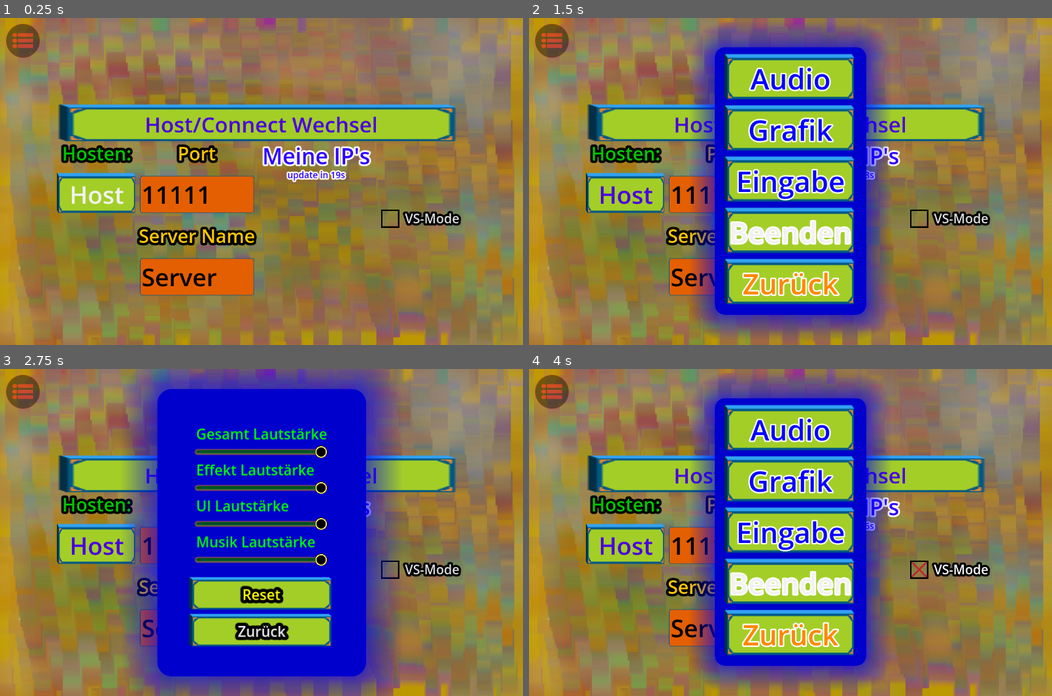
Above: before the commit, frames 1-4 (two rows, left to right).
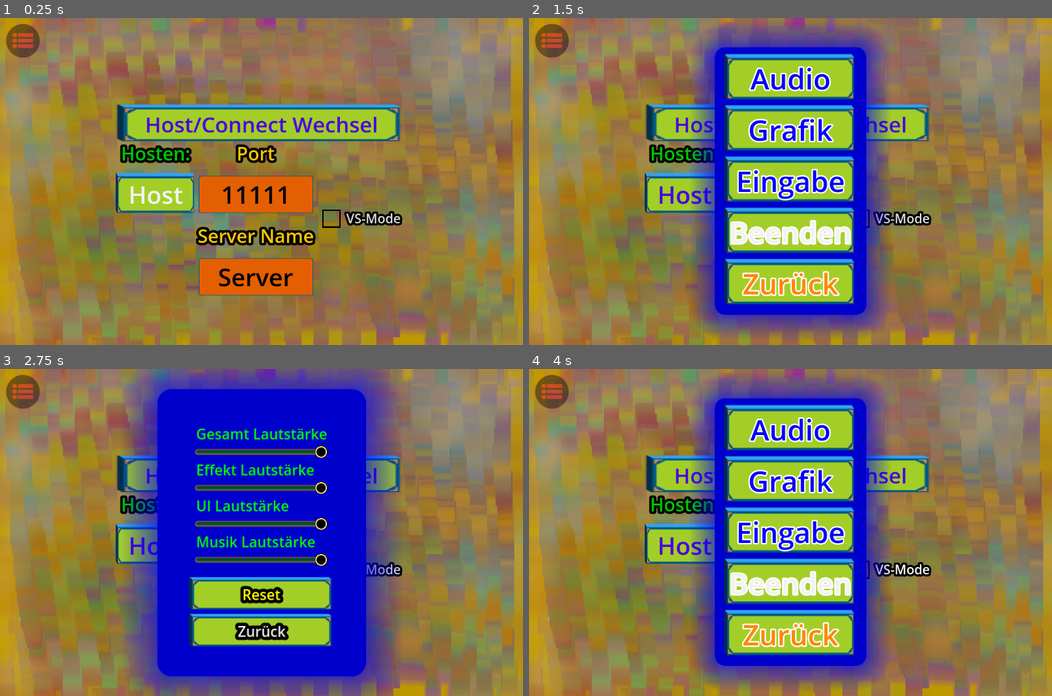
Above: after the commit, the same moments.

Repository: NIK-98/Paint_The_Ground
Game: Godot game, scene res://sceens/main.tscn
The game is run twice, just before and just after one commit, with the same random seed, the same clock (stepped at 60 frames per second) and the same inputs.
Inputs (mouse positions are in pixels of both pictures, inside the frame that each line leads up to):
- Up to frame 1 (0.25 s): no input
- Up to frame 2 (1.5 s): click "Host" at 0.5 s; click (549, 40) at 1.25 s
- Up to frame 3 (2.75 s): click "Audio" at 2 s
- Up to frame 4 (4 s): click "VS-Mode" at 2.75 s; click "Zurück" at 3.5 s

The runs differ from the first frame. In frame 1, 16% of the frame differs, in the area x 10-89%, y 26-85%; in frame 2, 9.5%; in frame 3, 7.2%; in frame 4, 9.5%.

Commit message:
server name darf nicht lehr sein

Diff:
--- a/sceens/ui.tscn
+++ b/sceens/ui.tscn
@@ -179,6 +179,7 @@
 theme = SubResource("Theme_4377g")
 theme_override_font_sizes/font_size = 85
 text = "11111"
+alignment = 1
 max_length = 5
 expand_to_text_length = true
 select_all_on_focus = true
@@ -197,40 +198,9 @@
 theme = SubResource("Theme_4377g")
 theme_override_font_sizes/font_size = 85
 text = "Server"
+alignment = 1
 max_length = 7
 select_all_on_focus = true
-
-[node name="ScrollContainer" type="ScrollContainer" parent="Panel/CenterContainer/Net/Options/Option1"]
-layout_mode = 2
-focus_mode = 2
-horizontal_scroll_mode = 0
-
-[node name="yourip" type="VBoxContainer" parent="Panel/CenterContainer/Net/Options/Option1/ScrollContainer"]
-layout_mode = 2
-theme_override_constants/separation = -10
-
-[node name="Label" type="Label" parent="Panel/CenterContainer/Net/Options/Option1/ScrollContainer/yourip"]
-layout_mode = 2
-theme_override_colors/font_color = Color(0.176471, 0, 1, 1)
-theme_override_colors/font_outline_color = Color(1, 1, 1, 1)
-theme_override_constants/outline_size = 25
-theme_override_font_sizes/font_size = 77
-text = "Meine IP's
-"
-horizontal_alignment = 1
-
-[node name="Label2" type="Label" parent="Panel/CenterContainer/Net/Options/Option1/ScrollContainer/yourip"]
-layout_mode = 2
-theme_override_colors/font_color = Color(0.176471, 0, 1, 1)
-theme_override_colors/font_outline_color = Color(1, 1, 1, 1)
-theme_override_constants/line_spacing = -35
-theme_override_constants/outline_size = 20
-theme_override_font_sizes/font_size = 31
-text = "Update in 20s"
-horizontal_alignment = 1
-
-[node name="ip_list" type="VBoxContainer" parent="Panel/CenterContainer/Net/Options/Option1/ScrollContainer/yourip"]
-layout_mode = 2
 
 [node name="o2" type="HBoxContainer" parent="Panel/CenterContainer/Net/Options/Option1"]
 layout_mode = 2
@@ -320,10 +290,6 @@
 max_length = 5
 expand_to_text_length = true
 select_all_on_focus = true
-
-[node name="ips_update_timer" type="Timer" parent="."]
-wait_time = 20.0
-autostart = true
 
 [connection signal="focus_entered" from="Panel/CenterContainer/Net/Options/Host_Connect" to="." method="_on_host_connect_focus_entered"]
 [connection signal="mouse_entered" from="Panel/CenterContainer/Net/Options/Host_Connect" to="." method="_on_host_connect_mouse_entered"]
@@ -335,4 +301,3 @@
 [connection signal="focus_entered" from="Panel/CenterContainer/Net/Options/Option2/o2/Connect" to="." method="_on_connect_focus_entered"]
 [connection signal="mouse_entered" from="Panel/CenterContainer/Net/Options/Option2/o2/Connect" to="." method="_on_connect_mouse_entered"]
 [connection signal="pressed" from="Panel/CenterContainer/Net/Options/Option2/o2/Connect" to="." method="_on_connect_pressed"]
-[connection signal="timeout" from="ips_update_timer" to="." method="_on_ips_update_timeout"]
--- a/scripts/servers_lisener.gd
+++ b/scripts/servers_lisener.gd
@@ -8,7 +8,7 @@
 var listen_port = 6969
 var servers = {}
 
-@export var server_clean_time = 3
+@export var server_clean_time = 1
 
 func _enter_tree() -> void:
 	clean_up_timer.wait_time = server_clean_time
--- a/scripts/ui.gd
+++ b/scripts/ui.gd
@@ -6,9 +6,6 @@
 @onready var port = $Panel/CenterContainer/Net/Options/Option1/o1_port/port.text
 @onready var connectport = $Panel/CenterContainer/Net/Options/Option2/o4/port.text
 @onready var ip = $Panel/CenterContainer/Net/Options/Option2/o3/remote1/Remote.text
-@onready var ip_list = $Panel/CenterContainer/Net/Options/Option1/ScrollContainer/yourip/ip_list
-@onready var update_time_ips = $Panel/CenterContainer/Net/Options/Option1/ScrollContainer/yourip/Label2
-@onready var ips_update_timer = $ips_update_timer
 @onready var vs = $Panel/CenterContainer/Net/Options/Option1/o2/vs
 @onready var namen = $Panel/CenterContainer/Net/Options/Option1/o1_port/namen
 
@@ -43,7 +40,6 @@
 
 func _ready():
 	name = "UI"
-	get_local_ips()
 	get_tree().paused = true
 
 
@@ -64,9 +60,6 @@
 			vs.set_pressed(false)
 
 
-	update_time_ips.text = str("update in ",floor(ips_update_timer.time_left),"s")
-
-
 	if get_parent().get_parent().has_node("Audio_menu/CanvasLayer") and get_parent().get_parent().has_node("Grafik/CanvasLayer") and get_parent().get_parent().has_node("Control/CanvasLayer"):
 		if visible and (Input.is_action_just_pressed("exit") or Input.is_action_just_pressed("exit_con")) and not get_parent( …(205 unchanged characters)…
 			await get_tree().create_timer(0.1).timeout
@@ -86,28 +79,6 @@
 		set_process(false)
 
 
-func get_local_ips():
-	var interfaces = IP.get_local_interfaces()
-	local_address = []
-	for iface in interfaces:
-		if ((OS.get_name() == "Linux" or OS.get_name() == "Android" or OS.get_name() == "IOS") and not iface["name"].begins_with("lo")) or ((OS.get_name() == "Windows") and not iface["friendly"].begins_with("v")):
-			var addr = iface["addresses"]
-			for a in addr:
-				local_address.append(a)
-
-
-	for r in ip_list.get_children():
-		r.queue_free()
-	for i in local_address:
-		if (i.split('.').size() == 4) and (i.begins_with("10.") or check_address_bereich(i,"172",16,31) or i.begins_with("192.168.")):
-			var addr = preload("res://sceens/myip.tscn")
-			var new_addr = addr.instantiate()
-			new_addr.text = str(i)
-			ip_list.add_child(new_addr)
-
-
-
-
 func check_address_bereich(curent_ip: String, ip_block: String, anfang: int, ende: int):
 	for i in range(anfang,ende+1):
 		if curent_ip.begins_with(str(ip_block,".",i,".")):
@@ -118,6 +89,18 @@
 func _on_host_pressed():
 	Global.ui_sound = true
 	get_tree().paused = false
+
+	var vaild_text = false
+	for i in namen.text:
+		if i == " ":
+			vaild_text = false
+		else:
+			vaild_text = true
+	if not vaild_text:
+		OS.alert("Bitte Namen Eingeben und \nlehrzeichen am ende vermeiden!", "Server Meldung")
+		get_tree().paused = true
+		return
+
 	if block_host:
 		get_tree().paused = true
 		return
@@ -217,22 +200,6 @@
 	level.add_child(scene.instantiate())
 
 
-func _on_ips_update_timeout():
-	get_local_ips()
-
-
-func _input(_event):
-	if get_parent().get_parent().has_node("Control/CanvasLayer") and not get_parent().get_parent().get_node("Control/CanvasLayer").visible:
-		if (Input.is_action_just_pressed("zoomout") or Input.is_action_just_pressed("zoomout_con")):
-			if $Panel/CenterContainer/Net/Options/Option1/ScrollContainer.scroll_vertical < max(0, $Panel/CenterContainer/Net/Options/Option1/ScrollContainer/yourip.size.y - $Panel/CenterContainer/Net/Options/Option1/ScrollContainer.size.y):
-				$Panel/CenterContainer/Net/Options/Option1/ScrollContainer.scroll_vertical += 100
-				return
-		if (Input.is_action_just_pressed("zoomin") or Input.is_action_just_pressed("zoomin_con")):
-			if $Panel/CenterContainer/Net/Options/Option1/ScrollContainer.scroll_vertical >= min(0, $Panel/CenterContainer/Net/Options/Option1/ScrollContainer/yourip.size.y - $Panel/CenterContainer/Net/Options/Option1/ScrollContainer.size.y):
-				$Panel/CenterContainer/Net/Options/Option1/ScrollContainer.scroll_vertical -= 100
-				return
-
-
 func _on_host_connect_toggled(toggled_on: bool) -> void:
 	Global.ui_sound = true
 	if toggled_on:
